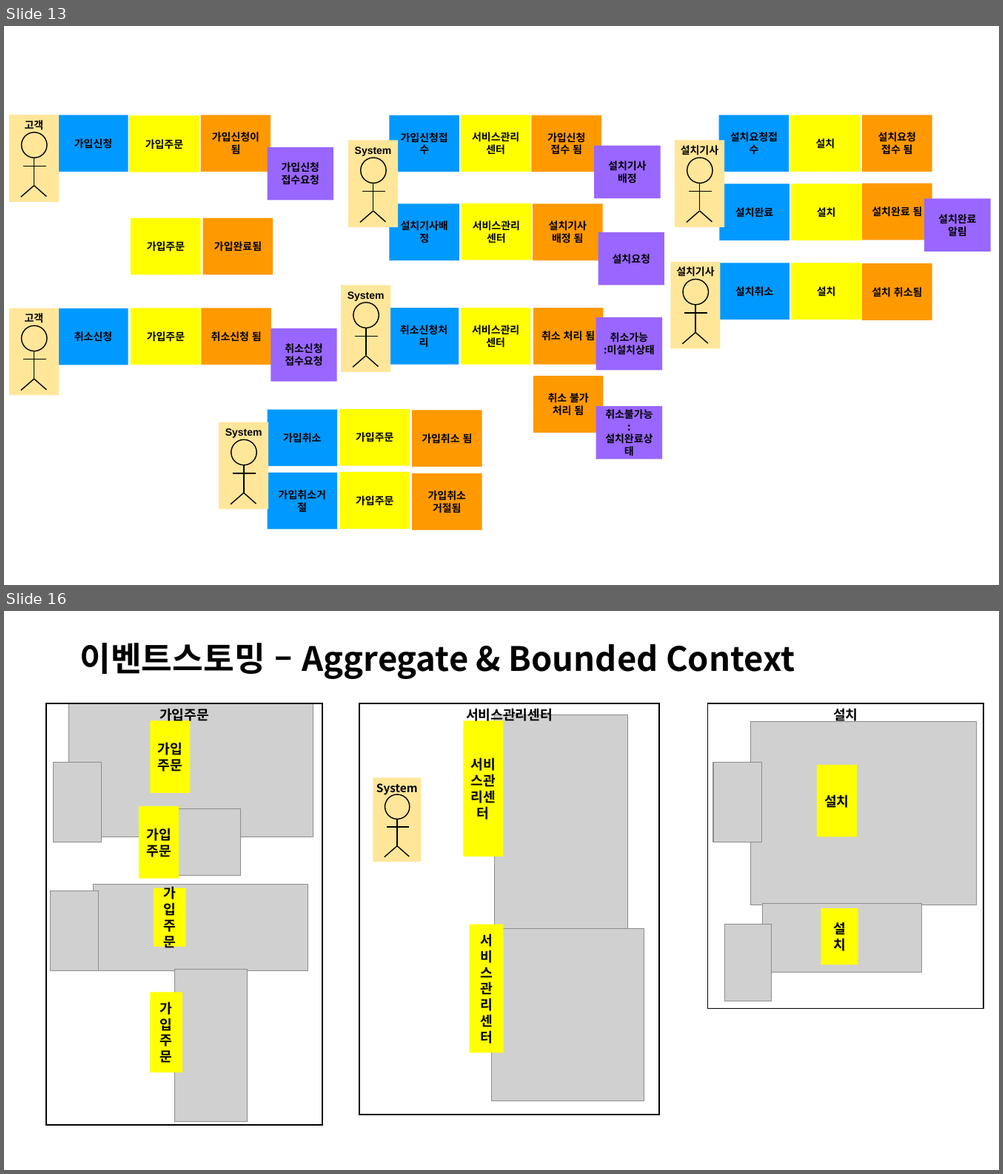
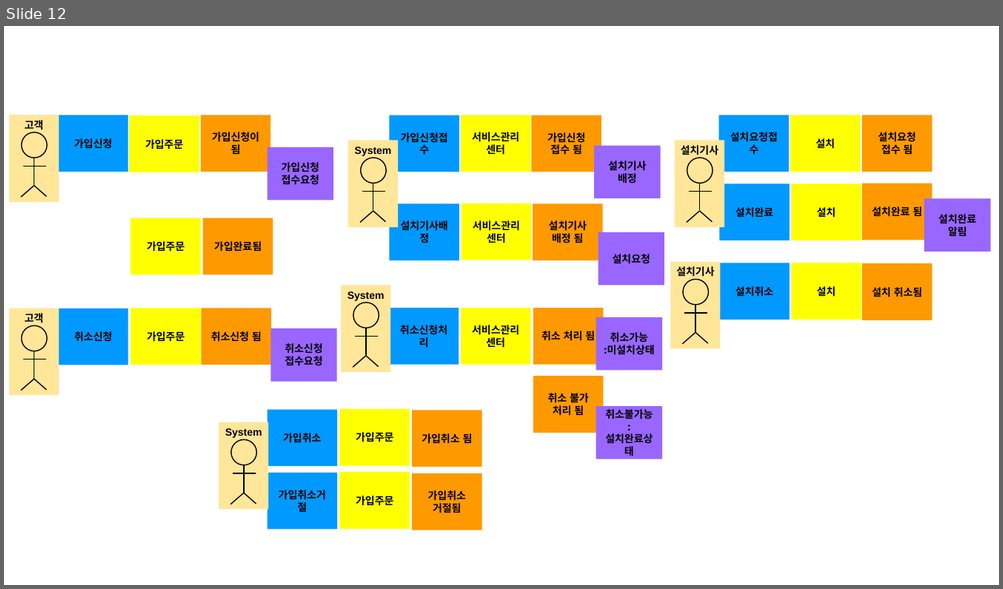
Before and after one commit to jisujin/ipTVShopProject, a slide deck: 실습프로젝트설계_ipTVShopProject.pptx. Shown one above the other, each under a label of ours: slides 13 and 16 before the commit, slide 12 after it; the slides between them are not shown. The pictures are 1003x1174 and 1003x589 pixels, drawn with LibreOffice and Linux fonts; fonts in the diff are those of the drawing; grey boxes stand for pictures. Boxes give left, top, right and bottom in pixels: in the first picture for what was removed or moved away, otherwise in the second. Text is boxed around its words. In the diff, an @@ line names an element or a change of style, - is before the commit and + after.

```diff
--- a/실습프로젝트설계_ipTVShopProject.pptx
+++ b/실습프로젝트설계_ipTVShopProject.pptx
@@ slide 16 removed at <box>4,611,999,1170</box>, background #FFFFFF @@
@@ title removed at <box>79,643,794,679</box> @@
-이벤트스토밍 – Aggregate & Bounded Context
@@ rectangle removed at <box>46,703,323,1126</box> @@
-가입주문
@@ rectangle removed at <box>359,703,659,1116</box> @@
-서비스관리센터
@@ group removed at <box>373,715,627,929</box>: 4 lines, 2 rectangles, 1 picture, 1 ellipse @@
-System
-서비스관리센터
@@ rectangle removed at <box>708,703,984,1009</box> @@
-설치
@@ picture removed at <box>750,722,976,906</box> @@
@@ picture removed at <box>713,763,761,843</box> @@
@@ rectangle removed at <box>817,765,856,837</box> @@
-설치
@@ group removed at <box>54,703,313,879</box>: 3 pictures, 2 rectangles @@
-가입주문
-가입주문
@@ picture removed at <box>762,904,922,973</box> @@
@@ rectangle removed at <box>821,908,858,965</box> @@
-설치
@@ rectangle removed at <box>469,924,504,1053</box> @@
-서비스관리센터
@@ picture removed at <box>492,929,644,1101</box> @@
@@ picture removed at <box>724,924,771,1001</box> @@
@@ group removed at <box>51,884,307,1123</box>: 3 pictures, 2 rectangles @@
-가입주문
-가입주문
@@ what was slide 13 is now slide 12 @@
```
Also in this commit, not shown: 9 slides changed, 9 slides added, 4 other slides removed.
